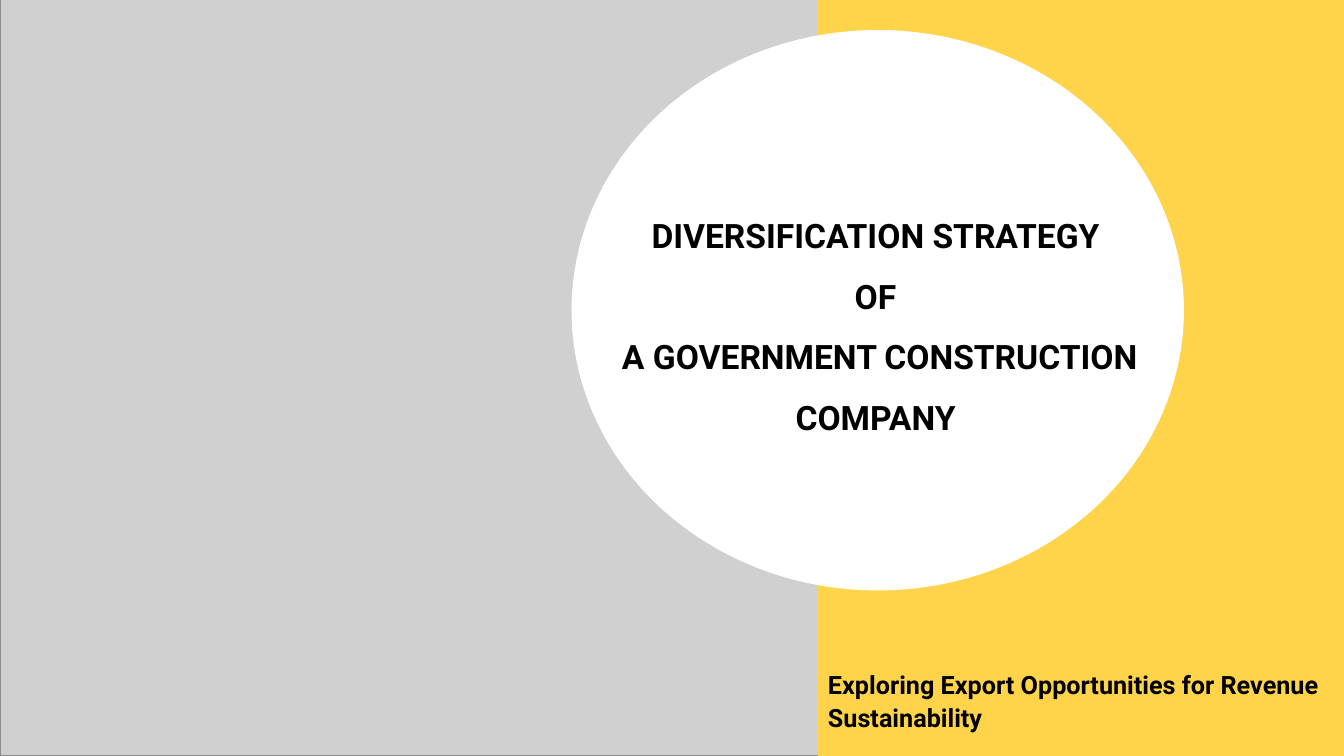
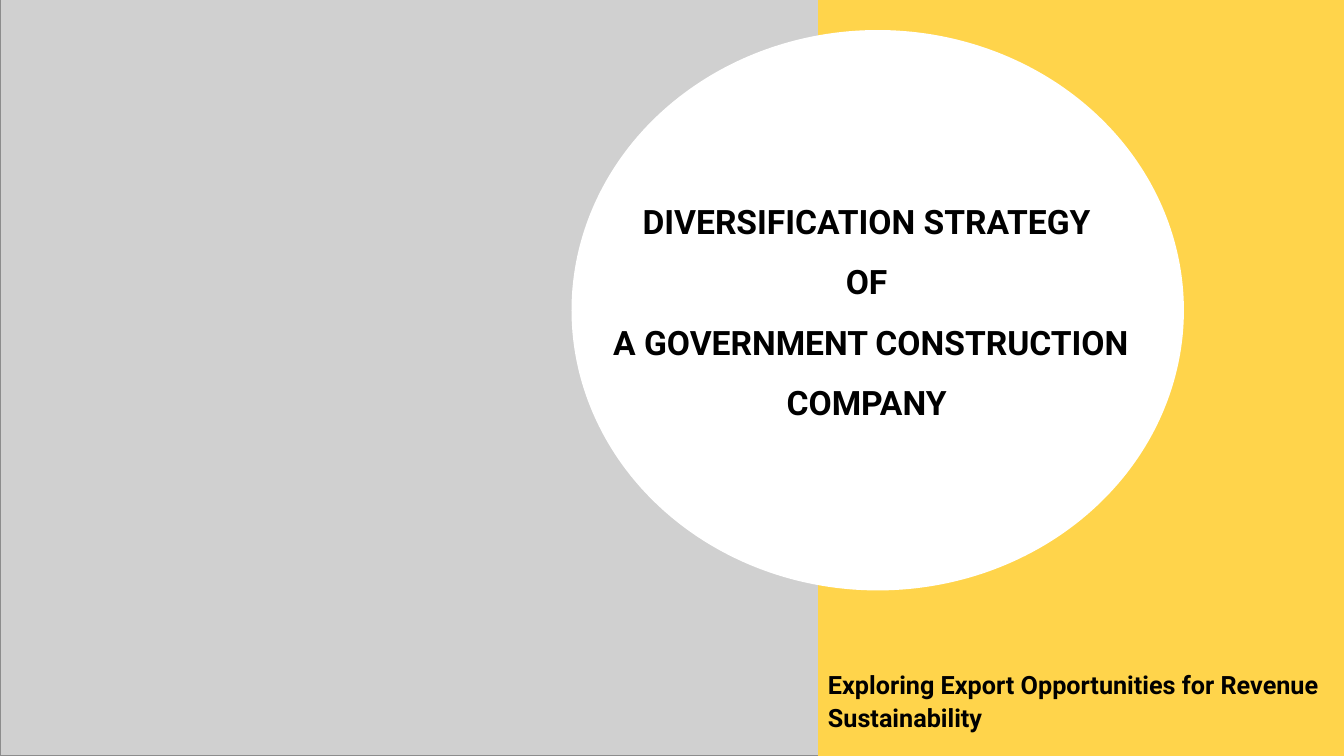
Before and after one commit to Gbekoilias/SustainableBusinessExpansion, a slide deck: slide 1 of Diversification Strategy for Government Construction.pptx. Drawn at 1344x756 pixels with LibreOffice and Linux fonts; fonts in the diff are those of the drawing; grey boxes stand for pictures. Boxes give left, top, right and bottom in pixels: in the first picture for what was removed or moved away, otherwise in the second. Text is boxed around its words. In the diff, an @@ line names an element or a change of style, - is before the commit and + after.

```diff
--- a/Diversification Strategy for Government Construction.pptx
+++ b/Diversification Strategy for Government Construction.pptx
@@ text "DIVERSIFICATION STRATEGY": place and size @@
-text "DIVERSIFICATION STRATEGY" at (622, 223, 1137, 431)
+text "DIVERSIFICATION STRATEGY" at (613, 209, 1128, 416)
```
Also in this commit, not shown: 2 other slides changed, 3 slides added.
